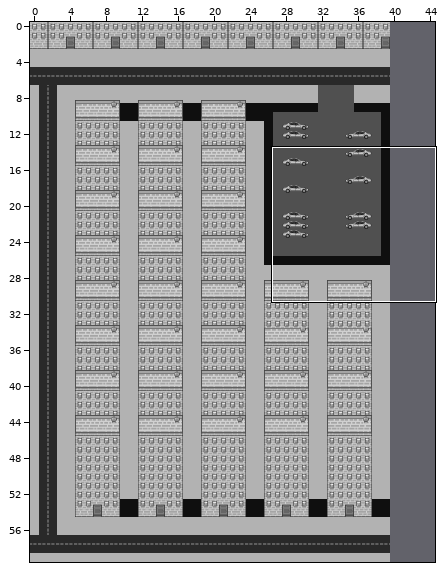
Two states of a Tiled map (JSON), assets/maps/map_city.json. The picture above shows the old version from afar; the outline marks the close-up.
Close-up. Old version:
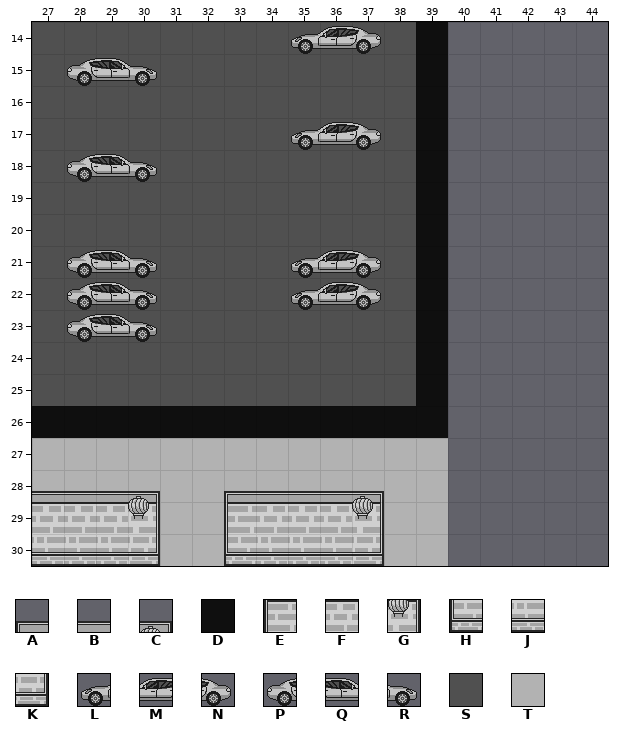
Cells are 32x32 px. Shown: x 27..44, y 14..30. The commit also changed other parts of the map, which this record leaves out. The old version is drawn lined up with the new one.
Key: from "map_city_tileset": A 1, B 2, C 3, D 4, E 5, F 6, G 7, H 9, J 10, K 11, L 25, M 26, N 27, P 29, Q 30, R 31, S 33, T 34.
_ is an empty cell, # one hidden under a higher layer.
Layer "Below" before, first column x 27:
14 SSSSSSSSSSSS#_____
15 SSSSSSSSSSSS#_____
16 SSSSSSSSSSSS#_____
17 SSSSSSSSSSSS#_____
18 SSSSSSSSSSSS#_____
19 SSSSSSSSSSSS#_____
20 SSSSSSSSSSSS#_____
21 SSSSSSSSSSSS#_____
22 SSSSSSSSSSSS#_____
23 SSSSSSSSSSSS#_____
24 SSSSSSSSSSSS#_____
25 SSSSSSSSSSSS#_____
26 #############_____
27 TTTTTTTTTTTTT_____
28 TTTTTTTTTTTTT_____
29 ####TT#####TT_____
30 ####TT#####TT_____
Layer "World" before, first column x 27:
14 ________LMN_D_____
15 _PQR________D_____
16 ____________D_____
17 ________LMN_D_____
18 _PQR________D_____
19 ____________D_____
20 ____________D_____
21 _PQR____LMN_D_____
22 _PQR____LMN_D_____
23 _PQR________D_____
24 ____________D_____
25 ____________D_____
26 DDDDDDDDDDDDD_____
27 __________________
28 __________________
29 FFFG__EFFFG_______
30 JJJK__HJJJK_______
Layer "Above" before, first column x 27:
14 __________________
15 __________________
16 __________________
17 __________________
18 __________________
19 __________________
20 __________________
21 __________________
22 __________________
23 __________________
24 __________________
25 __________________
26 __________________
27 __________________
28 BBBC__ABBBC_______
29 __________________
30 __________________
After the commit:
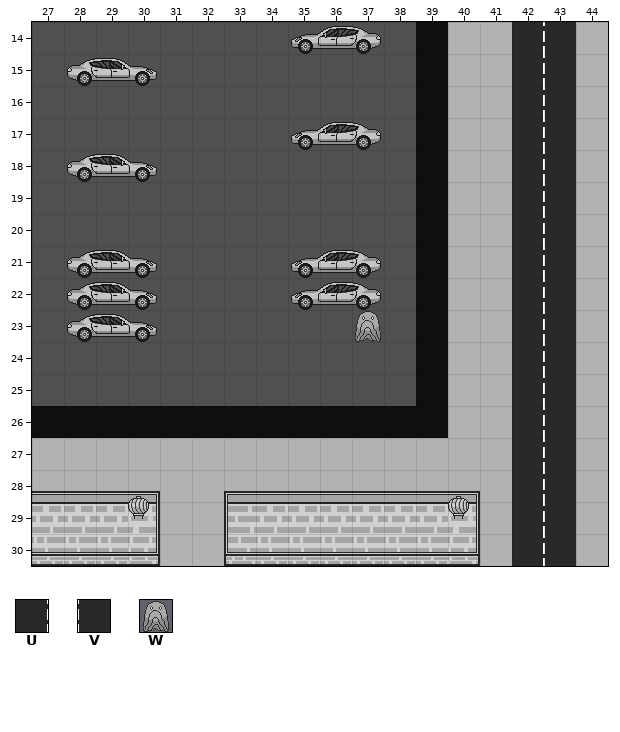
Further tiles: from "map_city_tileset": U 12, V 13, W 35.
What changed:
map size 40x60 -> 45x60 cells
Layer "Below":
y 14..28: x 40..41 __ -> TT; x 44 _ -> T
y 29..30: x 41 _ -> T; x 44 _ -> T
Layer "World":
y 14..22: x 42..43 __ -> UV
y 23: x 37 _ -> W; x 42..43 __ -> UV
y 24..28: x 42..43 __ -> UV
y 29: x 37..40 G___ -> FFFG; x 42..43 __ -> UV
y 30: x 37..40 K___ -> JJJK; x 42..43 __ -> UV
Layer "Above":
y 28: x 37..40 C___ -> BBBC
Where, in picture pixels (left, top, right, bottom), the same in both close-ups:
changed: (352, 22, 608, 566)
